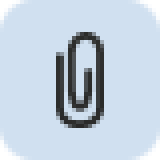
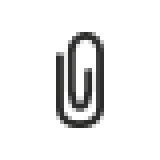
Layers edited between the first and the second (160, 160) image:
removed layer "Background" over [0, 0, 160, 160]
